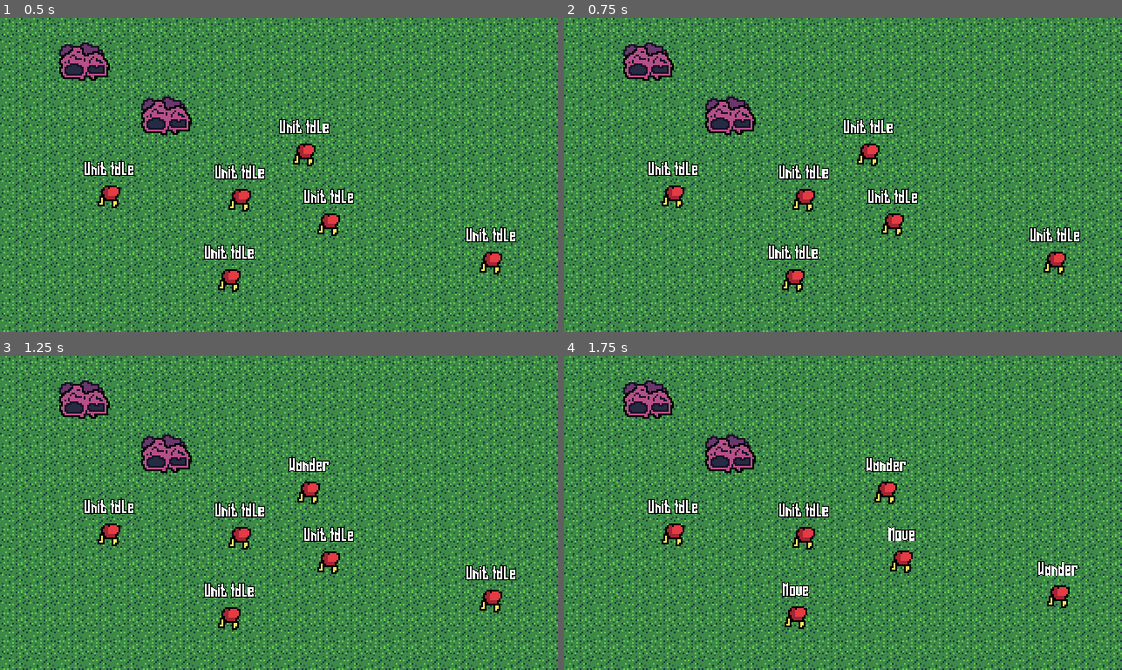
Above: before the commit, frames 1-4 (two rows, left to right).
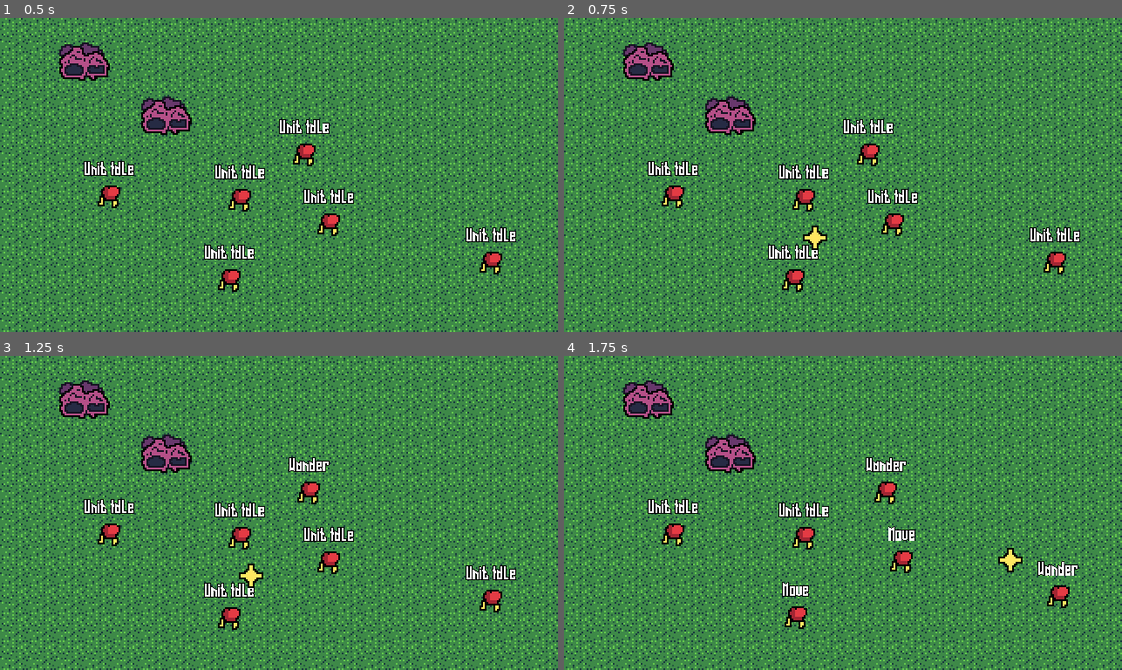
Above: after the commit, the same moments.

Repository: Phoenix-Greenleaf/Zuper-Zerg
Game: Godot game, scene res://Resources/World.tscn
Two runs of this game, one before a commit and one after it. Both use one fixed random seed, a clock stepped at 60 frames per second and the inputs below.
Inputs (mouse positions are in pixels of both pictures, inside the frame that each line leads up to):
- Up to frame 1 (0.5 s): no input
- Up to frame 2 (0.75 s): tap Enter at 0.5 s; move the mouse to (815, 237) at 0.52 s; press the mouse at (815, 237) at 0.53 s
- Up to frame 3 (1.25 s): no input
- Up to frame 4 (1.75 s): move the mouse to (1010, 560) at 1.27 s; release the mouse at (1010, 560) at 1.28 s; click (1010, 560) at 1.35 s

Frame 1 is identical in both runs. In frame 2, 0.2% of the frame differs, in the area x 42-48%, y 66-74%; in frame 3, 0.2%; in frame 4, 0.2%, in the area x 77-83%, y 61-69%.

Commit message:
distance check added
added in a distance check while moving in move state. stops units from spazzing on top of destination

Diff:
--- /dev/null
+++ b/Resources/GUI/Marker.tscn
@@ -0,0 +1,8 @@
+[gd_scene load_steps=2 format=2]
+
+[ext_resource path="res://Resources/Art/Marker.png" type="Texture" id=1]
+
+[node name="Marker" type="Node2D"]
+
+[node name="Sprite" type="Sprite" parent="."]
+texture = ExtResource( 1 )
--- /dev/null
+++ b/Resources/GUI/marker.gd
@@ -0,0 +1,11 @@
+extends Node2D
+
+func _ready():
+	visible = false
+
+func _unhandled_input(event):
+	if event.is_action_pressed("left_click"):
+		position = get_global_mouse_position()
+		if visible != true:
+			visible = true
+	return null
--- a/Resources/States/moving.gd
+++ b/Resources/States/moving.gd
@@ -7,6 +7,7 @@
 export (float) var move_time_min = 2.0
 export (float) var move_time_max = 4.0
 export (int) var wander_vect_dist = 6
+export (float) var move_dist_check = 15.0
 
 onready var state_label: Label = $"../../StateLabel"      # get_node(state_label_node)  # why is this line fighting me?
 onready var unit_idle_state: BaseState =  get_node(unit_idle_node)
@@ -52,15 +53,24 @@
 
 func physics_process(_delta: float) -> BaseState:
 	if current_motion == "Move":
-		parent_unit.velocity = parent_unit.position.direction_to(parent_unit.target) * parent_unit.speed
+		stateMove()
 	elif current_motion == "Wander":
 		parent_unit.velocity = wander_vector * parent_unit.speed
+
 	parent_unit.velocity = parent_unit.move_and_slide(parent_unit.velocity) #option a
 #	wander_vector = parent_unit.move_and_slide(parent_unit.velocity) # option b maybe more deflection?
+
 	if timeout:
 		timeout = false
 		return unit_idle_state
 	return null
+
+func stateMove():
+
+	if parent_unit.position.distance_to(parent_unit.target) < move_dist_check:	#added off camera
+		parent_unit.velocity = Vector2.ZERO
+	else:
+		parent_unit.velocity = parent_unit.position.direction_to(parent_unit.target) * parent_unit.speed
 
 
 func randomizeTime():
--- a/Resources/World.tscn
+++ b/Resources/World.tscn
@@ -1,8 +1,10 @@
-[gd_scene load_steps=5 format=2]
+[gd_scene load_steps=7 format=2]
 
 [ext_resource path="res://Resources/Units/Blobbert.tscn" type="PackedScene" id=1]
 [ext_resource path="res://Resources/Buildings/Grayperton.tscn" type="PackedScene" id=2]
 [ext_resource path="res://Resources/Art/Grass.png" type="Texture" id=3]
+[ext_resource path="res://Resources/GUI/Marker.tscn" type="PackedScene" id=4]
+[ext_resource path="res://Resources/GUI/marker.gd" type="Script" id=5]
 
 [sub_resource type="TileSet" id=1]
 0/name = "Grass.png 0"
@@ -53,3 +55,6 @@
 
 [node name="Blobbert6" parent="YSort" instance=ExtResource( 1 )]
 position = Vector2( 189, 122 )
+
+[node name="Marker" parent="." instance=ExtResource( 4 )]
+script = ExtResource( 5 )
